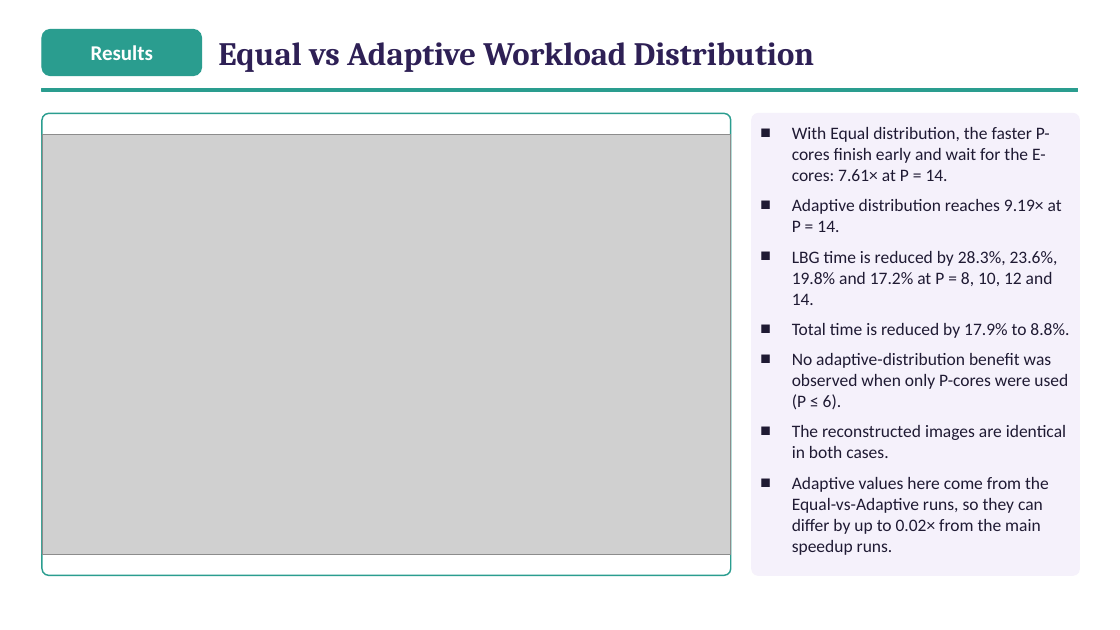
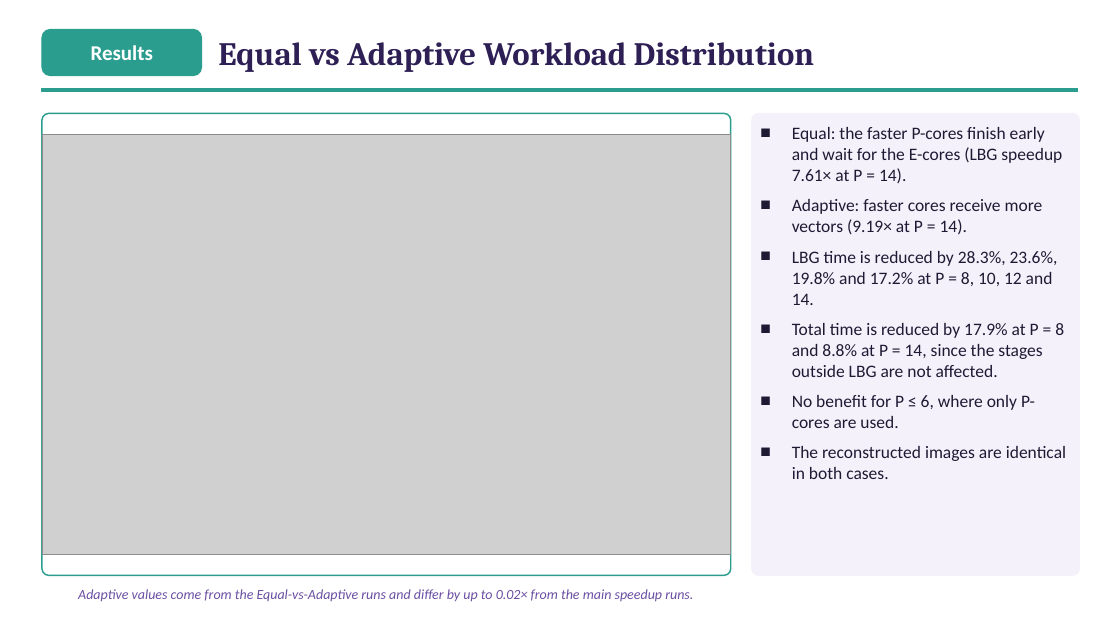
Before and after one commit to ibtihal-cpu/mihk, a slide deck: slide 30 of results/seminar/figs/Seminar_Ibtihal_FINAL.pptx. Drawn at 1120x630 pixels with LibreOffice and Linux fonts; fonts in the diff are those of the drawing; grey boxes stand for pictures. Boxes give left, top, right and bottom in pixels: in the first picture for what was removed or moved away, otherwise in the second. Text is boxed around its words. In the diff, an @@ line names an element or a change of style, - is before the commit and + after.

```diff
--- a/results/seminar/figs/Seminar_Ibtihal_FINAL.pptx
+++ b/results/seminar/figs/Seminar_Ibtihal_FINAL.pptx
@@ text at bbox=[792, 127, 1062, 234]: text changed @@
-■ With Equal distribution, the faster P-cores finish early and wait for the E-cores: 7.61× at P = 14.
-■ Adaptive distribution reaches 9.19× at P = 14.
+■ Equal: the faster P-cores finish early and wait for the E-cores (LBG speedup 7.61× at P = 14).
+■ Adaptive: faster cores receive more vectors (9.19× at P = 14).
@@ text at bbox=[792, 323, 1064, 428]: text changed @@
-■ Total time is reduced by 17.9% to 8.8%.
-■ No adaptive-distribution benefit was observed when only P-cores were used (P ≤ 6).
+■ Total time is reduced by 17.9% at P = 8 and 8.8% at P = 14, since the stages outside LBG are not affected.
+■ No benefit for P ≤ 6, where only P-cores are used.
@@ text at bbox=[792, 477, 1049, 555]: paragraph removed @@
-■ Adaptive values here come from the Equal-vs-Adaptive runs, so they can differ by up to 0.02× from the main speedup runs.
@@ text added at bbox=[78, 589, 693, 602], 12 pt, text #6B4FA3, italic @@
+Adaptive values come from the Equal-vs-Adaptive runs and differ by up to 0.02× from the main speedup runs.
```
Also in this commit, not shown: 2 other files.
